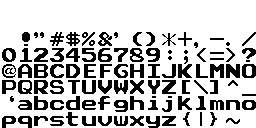
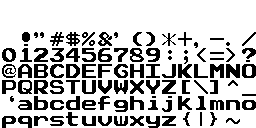
Two versions of the same layered image (256 × 128). Layer-by-layer changes:
painted on "背景" over box(10, 55, 200, 94)
